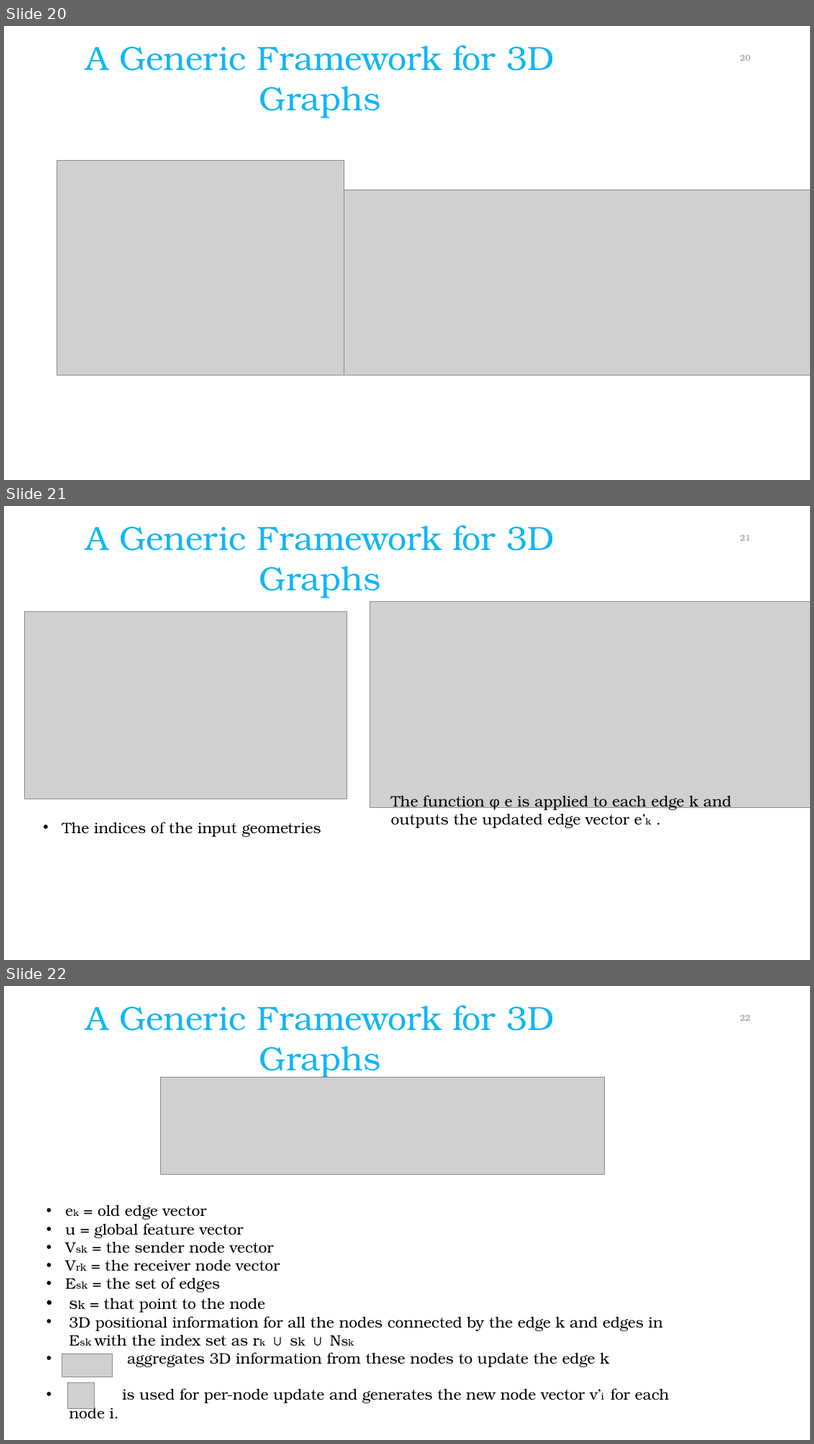
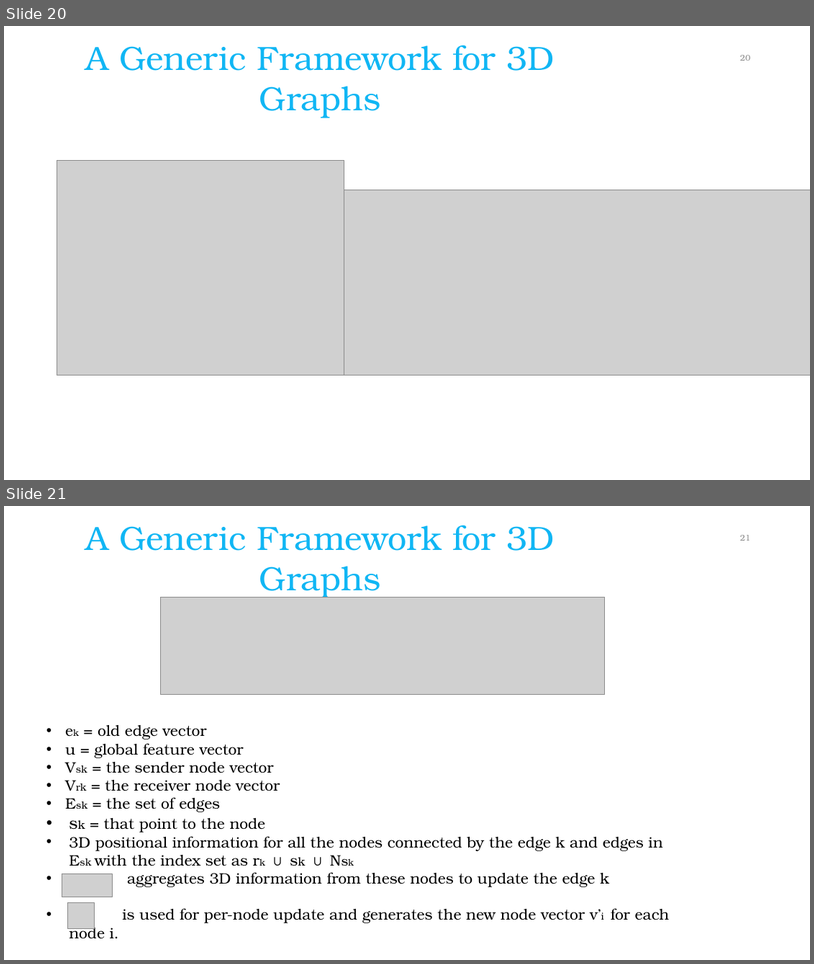
Before and after one commit to igunduz/DLDD, a slide deck: Spherical Message Passing for 3D GNNs.pptx. Shown one above the other, each under a label of ours: slides 20, 21 and 22 before the commit, slides 20 and 21 after it. The pictures are 814x1444 and 814x964 pixels, drawn with LibreOffice and Linux fonts; fonts in the diff are those of the drawing; grey boxes stand for pictures. Boxes give left, top, right and bottom in pixels: in the first picture for what was removed or moved away, otherwise in the second. Text is boxed around its words. In the diff, an @@ line names an element or a change of style, - is before the commit and + after.

```diff
--- a/Spherical Message Passing for 3D GNNs.pptx
+++ b/Spherical Message Passing for 3D GNNs.pptx
@@ slide 21 removed at box(4, 506, 810, 960), background #FFFFFF @@
@@ text removed at box(86, 525, 554, 598) @@
-A Generic Framework for 3D Graphs
@@ page number removed at box(741, 535, 751, 541) @@
-21
@@ picture removed at box(25, 612, 347, 799) @@
@@ picture removed at box(370, 602, 810, 807) @@
@@ text removed at box(391, 795, 732, 828) @@
-The function φ e is applied to each edge k and outputs the updated edge vector e’k .
@@ text removed at box(62, 821, 322, 836) @@
-• The indices of the input geometries
@@ what was slide 22 is now slide 21 @@
@@ page number at box(741, 535, 751, 541): text changed @@
-22
+21
```
Also in this commit, not shown: 2 slides changed, 2 other slides removed.
